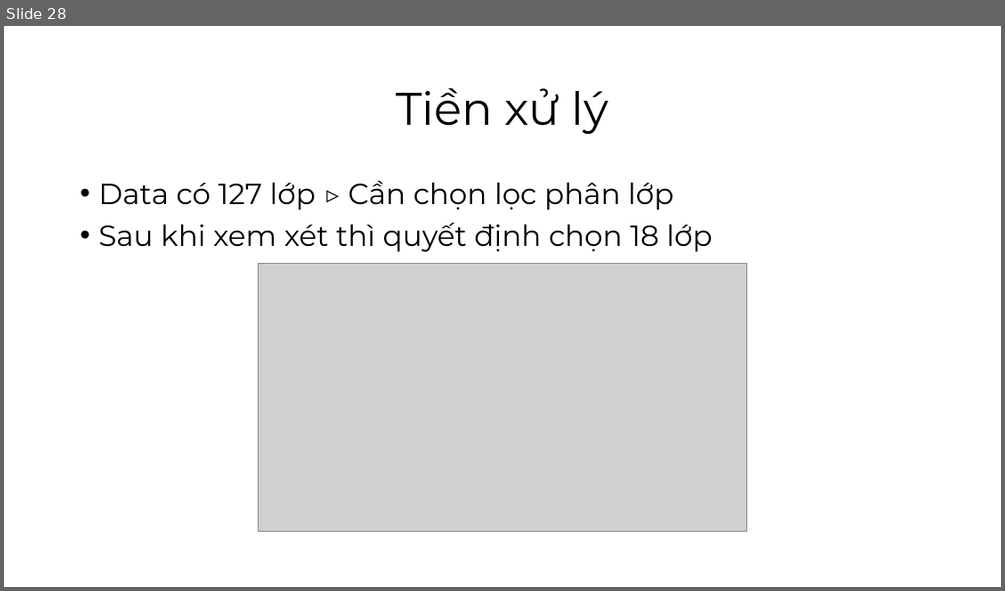
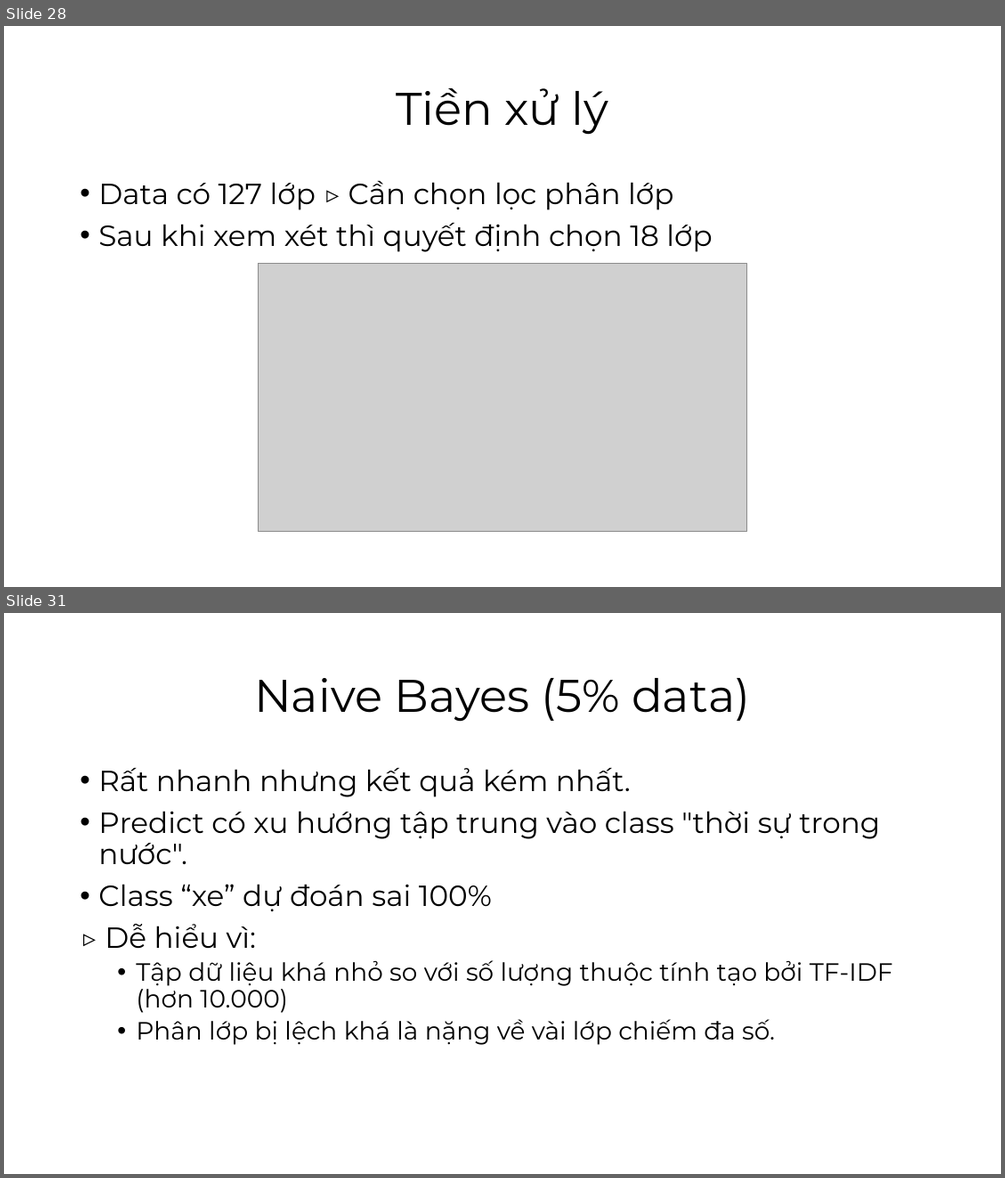
Before and after one commit to vlozg/DoAn_CuoiKy_DataScience, a slide deck: Slide.pptx. Shown one above the other, each under a label of ours: slide 28 before the commit, slides 28 and 31 after it; the slides between them are not shown. The pictures are 1005x591 and 1005x1178 pixels, drawn with LibreOffice and Linux fonts; fonts in the diff are those of the drawing; grey boxes stand for pictures. Boxes give left, top, right and bottom in pixels: in the first picture for what was removed or moved away, otherwise in the second. Text is boxed around its words. In the diff, an @@ line names an element or a change of style, - is before the commit and + after.

```diff
--- a/Slide.pptx
+++ b/Slide.pptx
@@ slide 31 added at (4,613,1001,1174), background #FFFFFF @@
@@ title added at (254,678,750,722), 44 pt, text #000000 @@
+Naive Bayes (5% data)
@@ text added at (98,768,893,1045), 28 pt, text #000000 @@
+• Rất nhanh nhưng kết quả kém nhất.
+• Predict có xu hướng tập trung vào class "thời sự trong nước".
+• Class “xe” dự đoán sai 100%
+▷ Dễ hiểu vì:
+  • Tập dữ liệu khá nhỏ so với số lượng thuộc tính tạo bởi TF-IDF (hơn 10.000)
+  • Phân lớp bị lệch khá là nặng về vài lớp chiếm đa số.
```
Also in this commit, not shown: 5 slides changed, 14 other slides added, 2 slides removed, 2 other files.
